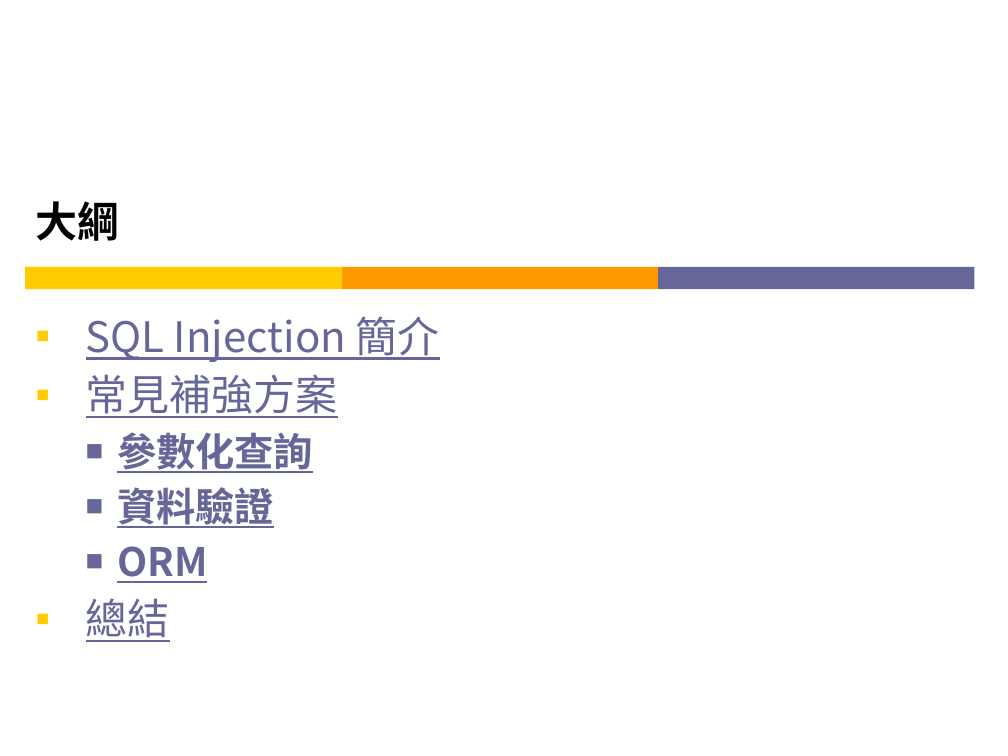
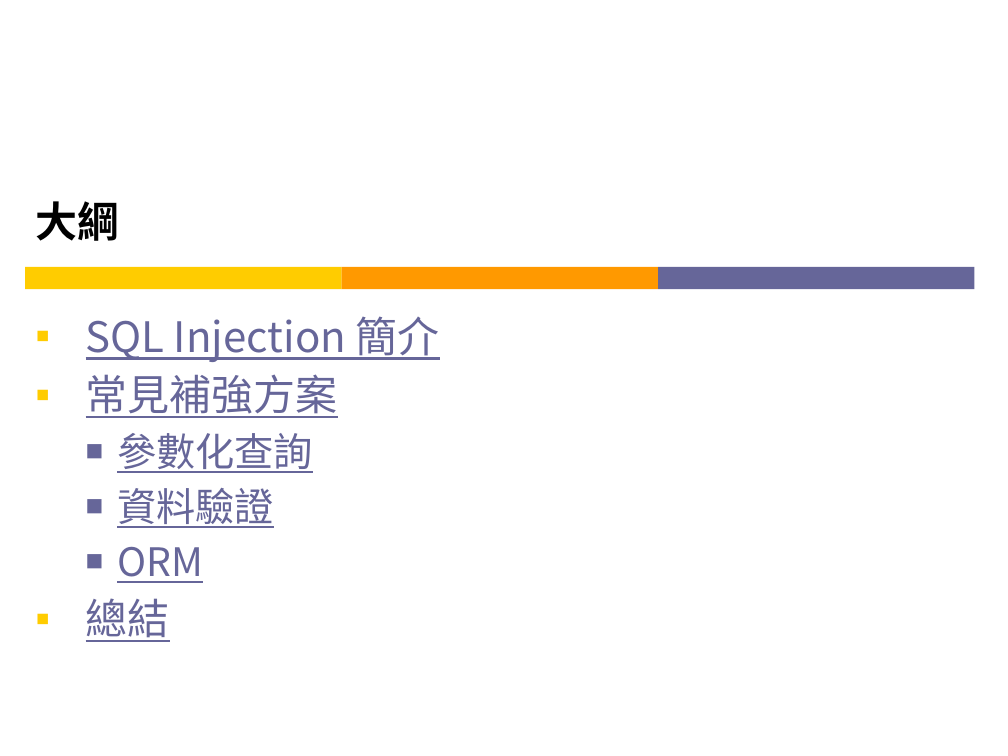
Before and after one commit to Still34/nodejs-security-course, a slide deck: slide 2 of export/ch4-mysql-sqli-prevention.pptx. Drawn at 1008x756 pixels with LibreOffice and Linux fonts; fonts in the diff are those of the drawing. Boxes give left, top, right and bottom in pixels: in the first picture for what was removed or moved away, otherwise in the second. Text is boxed around its words. In the diff, an @@ line names an element or a change of style, - is before the commit and + after.

```diff
--- a/export/ch4-mysql-sqli-prevention.pptx
+++ b/export/ch4-mysql-sqli-prevention.pptx
@@ subtitle at (117,433,313,583): bold off in "參數化查詢", "資料驗證", "ORM" @@
```
Also in this commit, not shown: 1 other file.
